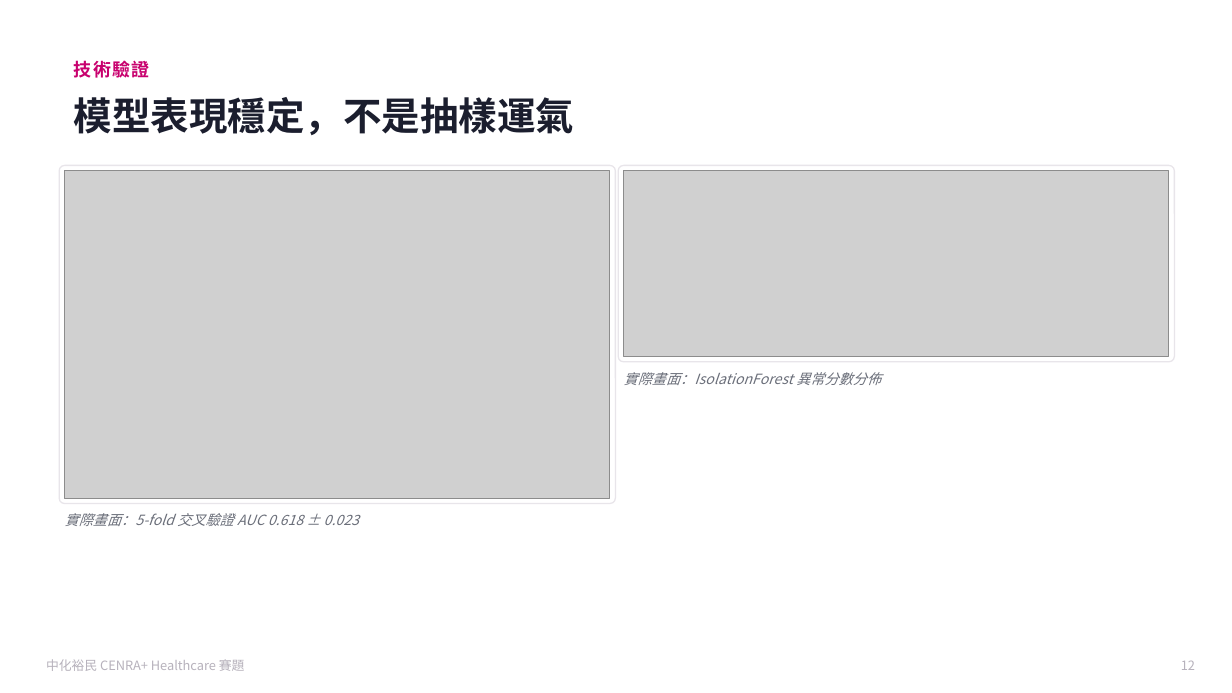
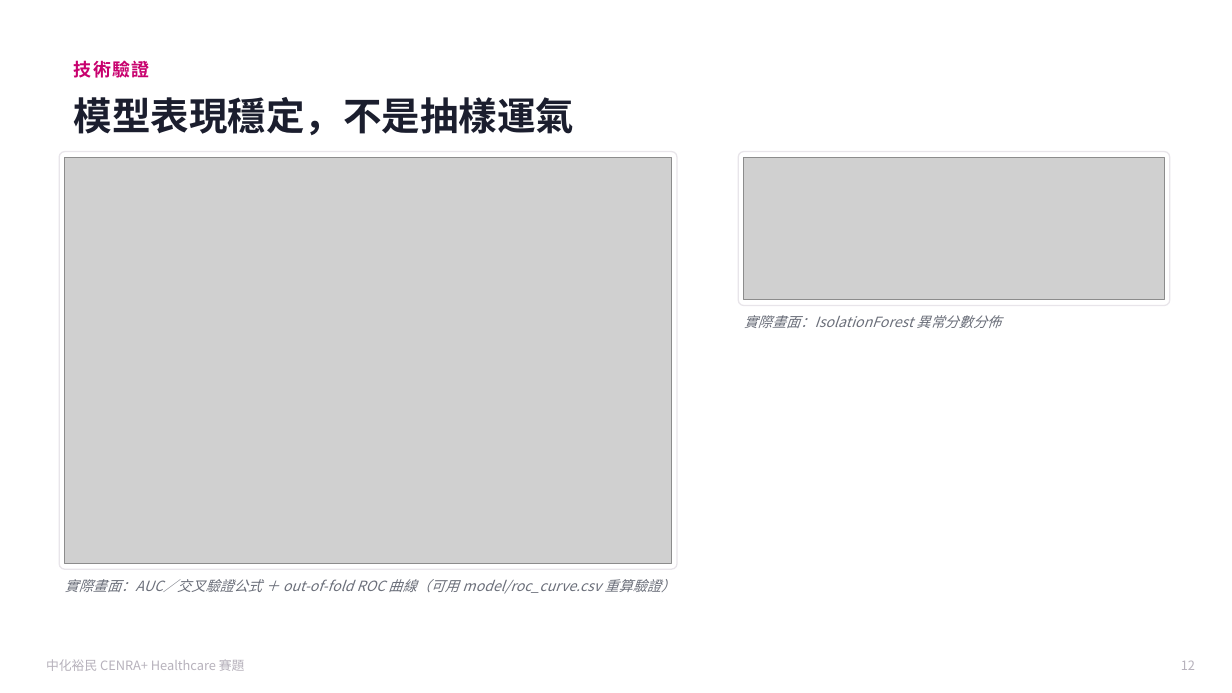
Before and after one commit to Bika0317/CENRA_Healthcare-, a slide deck: slide 12 of docs/中化智匯盃_簡報.pptx. Drawn at 1232x693 pixels with LibreOffice and Linux fonts; fonts in the diff are those of the drawing; grey boxes stand for pictures. Boxes give left, top, right and bottom in pixels: in the first picture for what was removed or moved away, otherwise in the second. Text is boxed around its words. In the diff, an @@ line names an element or a change of style, - is before the commit and + after.

Commit message:
Add AUC/CV formula explanation and out-of-fold ROC curve as verifiable proof
- train_model.py now exports out-of-fold predictions via cross_val_predict
  and saves the resulting ROC curve (fpr/tpr) to model/roc_curve.csv
- Dashboard model insight tab shows the AUC and 5-fold CV formulas plus
  a real ROC curve plotted from those out-of-fold predictions
- Updated slide deck's technical validation slide with the same evidence

```diff
--- a/docs/中化智匯盃_簡報.pptx
+++ b/docs/中化智匯盃_簡報.pptx
@@ rounded rectangle: place and size @@
-rounded rectangle at bbox=[59, 165, 616, 504]
+rounded rectangle at bbox=[59, 152, 677, 569]
@@ rounded rectangle at bbox=[59, 152, 677, 569]: proportions changed @@
@@ picture: place and size @@
-picture at bbox=[65, 171, 610, 498]
+picture at bbox=[65, 157, 672, 564]
@@ rounded rectangle at bbox=[738, 152, 1170, 306]: proportions changed @@
@@ rounded rectangle: place and size @@
-rounded rectangle at bbox=[618, 165, 1175, 362]
+rounded rectangle at bbox=[738, 152, 1170, 306]
@@ picture: place and size @@
-picture at bbox=[624, 171, 1169, 357]
+picture at bbox=[744, 157, 1165, 300]
@@ text "實際畫面：IsolationForest 異常分數分佈": place and size @@
-text "實際畫面：IsolationForest 異常分數分佈" at bbox=[624, 372, 881, 385]
+text "實際畫面：IsolationForest 異常分數分佈" at bbox=[744, 315, 1001, 328]
@@ text at bbox=[65, 579, 676, 594]: text changed @@
-實際畫面：5-fold 交叉驗證 AUC 0.618 ± 0.023
+實際畫面：AUC／交叉驗證公式 ＋ out-of-fold ROC 曲線（可用 model/roc_curve.csv 重算驗證）
```
Also in this commit, not shown: 4 other files.
